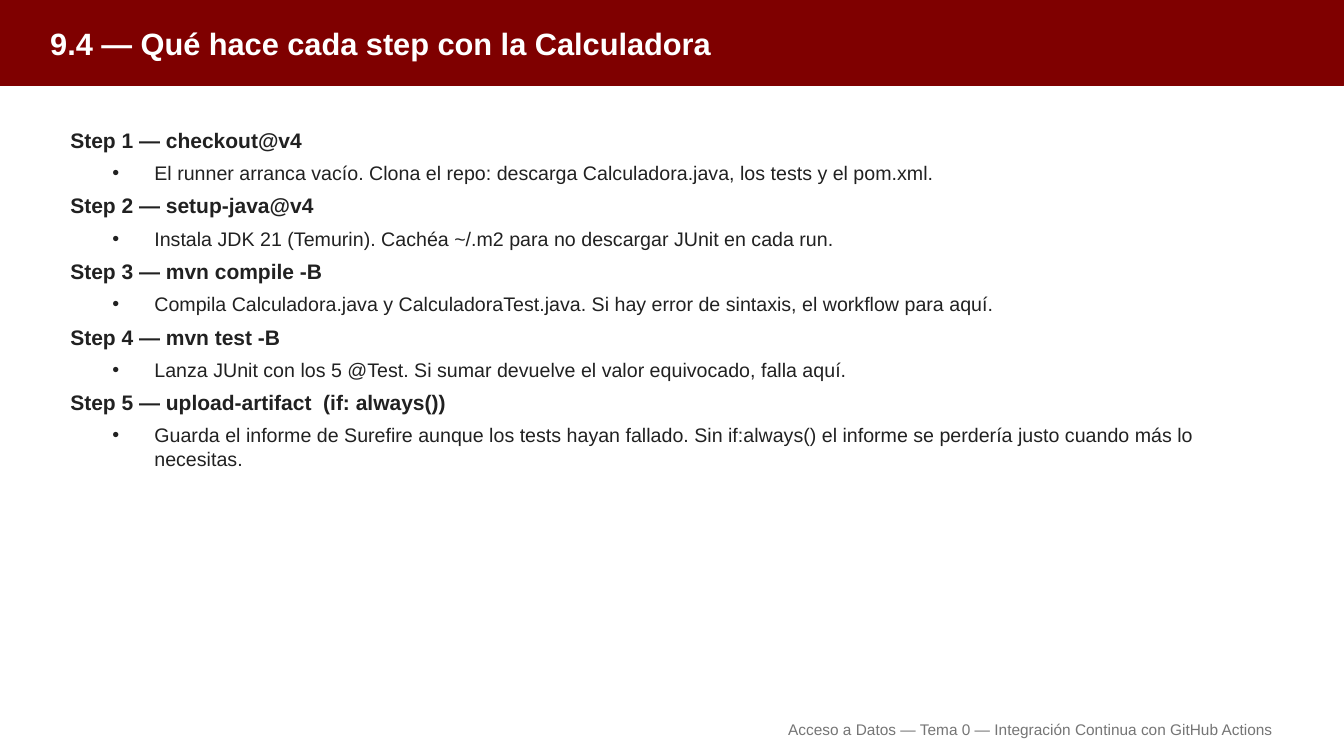
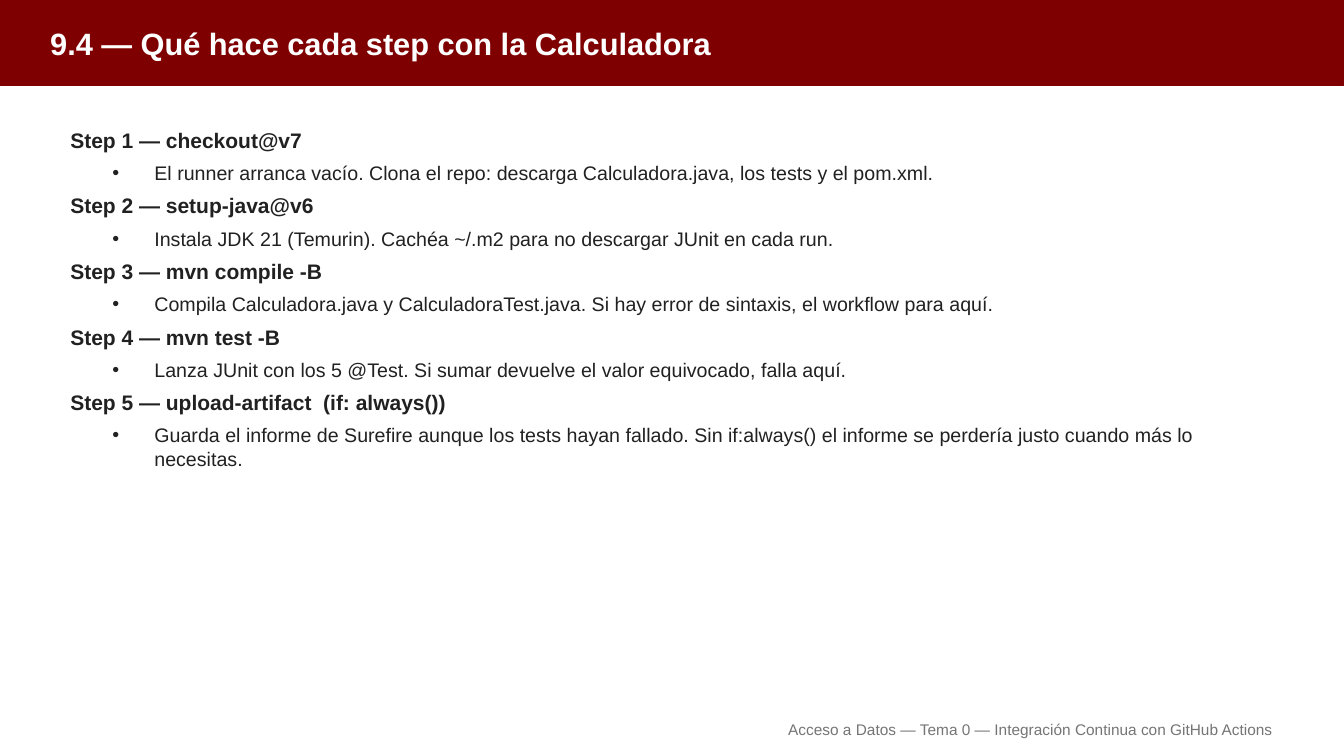
Before and after one commit to aitorventura/acceso-a-datos, a slide deck: slide 12 of docs/tema0/diapositivas/github-actions.pptx. Drawn at 1344x756 pixels with LibreOffice and Linux fonts; fonts in the diff are those of the drawing. Boxes give left, top, right and bottom in pixels: in the first picture for what was removed or moved away, otherwise in the second. Text is boxed around its words. In the diff, an @@ line names an element or a change of style, - is before the commit and + after.

```diff
--- a/docs/tema0/diapositivas/github-actions.pptx
+++ b/docs/tema0/diapositivas/github-actions.pptx
@@ text at [70, 132, 302, 152]: text changed @@
-Step 1 — checkout@v4
+Step 1 — checkout@v7
@@ text at [70, 197, 314, 218]: text changed @@
-Step 2 — setup-java@v4
+Step 2 — setup-java@v6
```
Also in this commit, not shown: 2 other slides changed, 4 other files.
